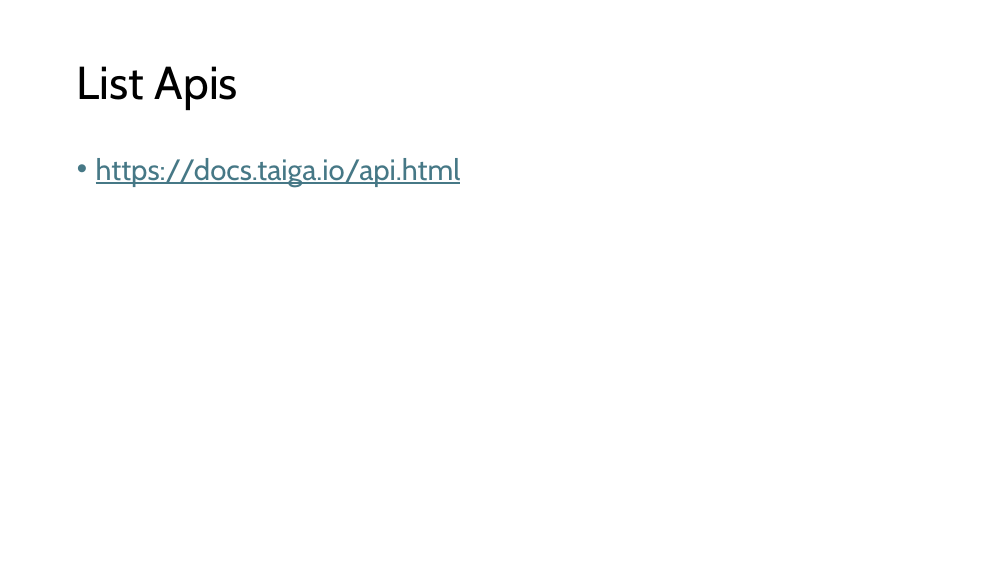
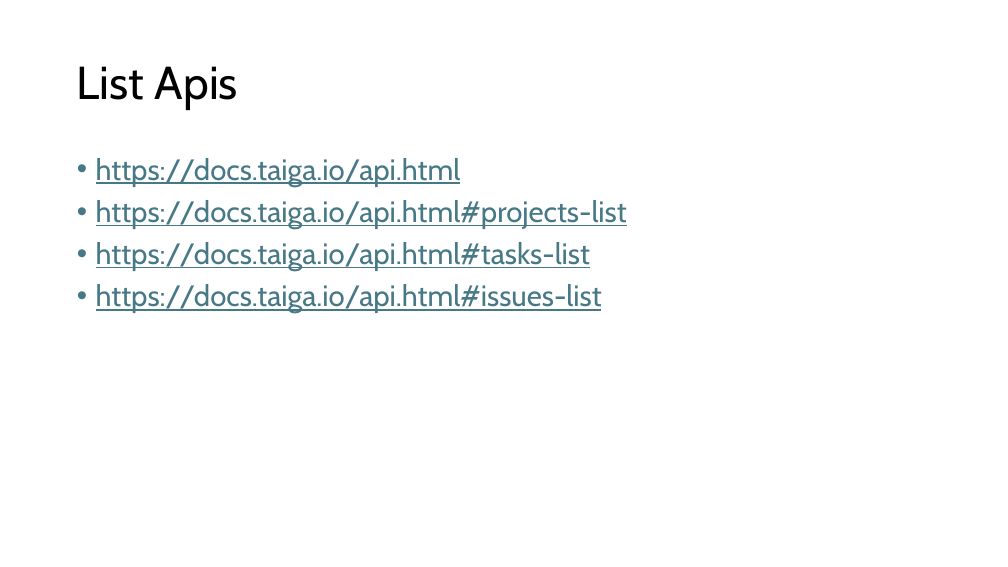
Before and after one commit to koharudin/taiga-docker-compose, a slide deck: slide 4 of docs/dev.pptx. Drawn at 1008x567 pixels with LibreOffice and Linux fonts; fonts in the diff are those of the drawing. Boxes give left, top, right and bottom in pixels: in the first picture for what was removed or moved away, otherwise in the second. Text is boxed around its words. In the diff, an @@ line names an element or a change of style, - is before the commit and + after.

Commit message:
add apis

```diff
--- a/docs/dev.pptx
+++ b/docs/dev.pptx
@@ text at box(96, 200, 627, 314): paragraphs added @@
+• https://docs.taiga.io/api.html#projects-list
+• https://docs.taiga.io/api.html#tasks-list
+• https://docs.taiga.io/api.html#issues-list
```
